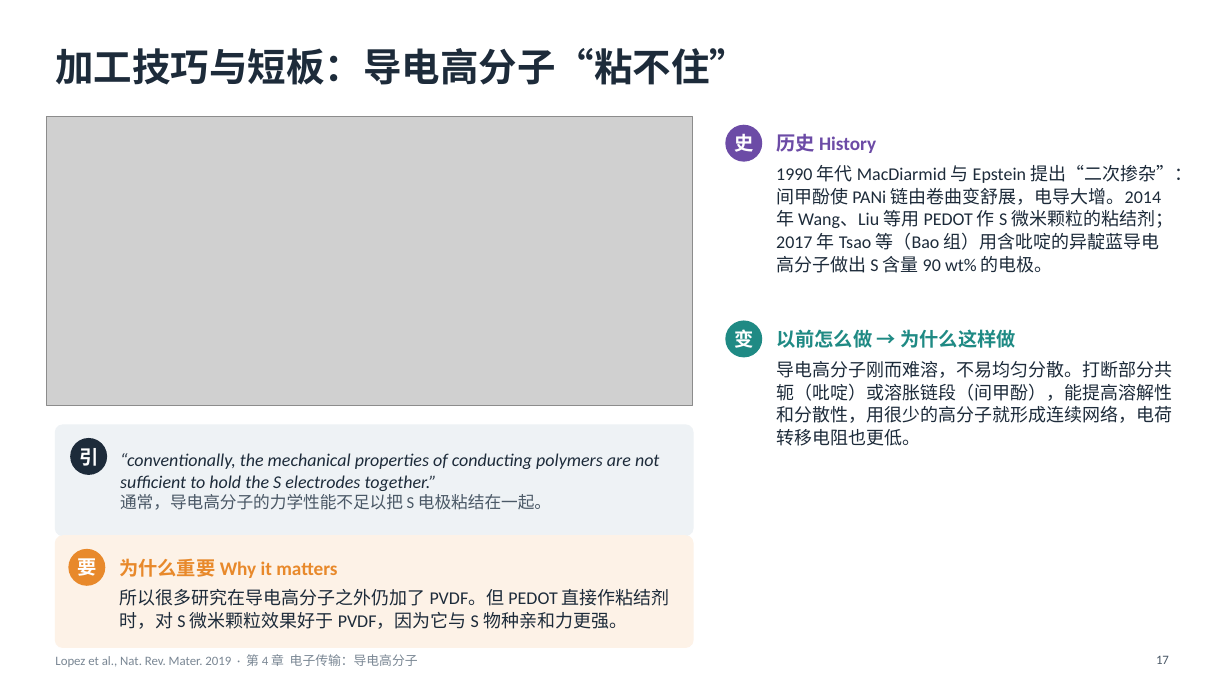
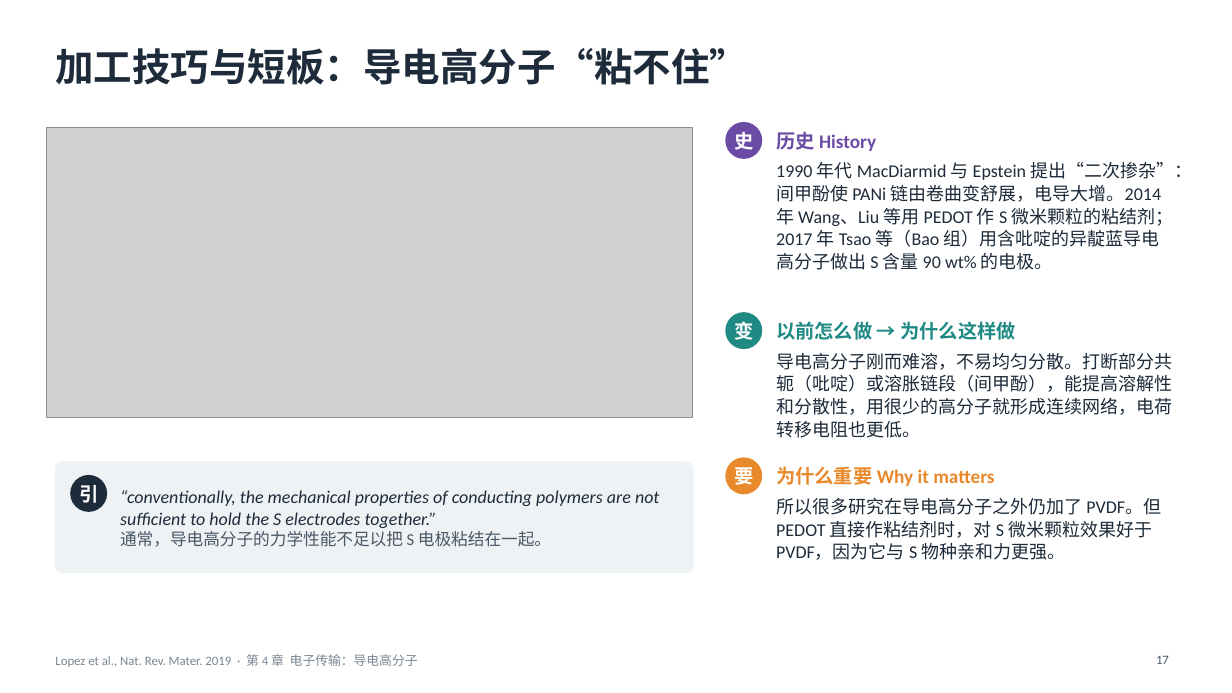
Before and after one commit to zhaoyuw44-lang/Trash, a slide deck: slide 17 of slides/decks/lopez2019/lopez2019_ch4.pptx. Drawn at 1232x693 pixels with LibreOffice and Linux fonts; fonts in the diff are those of the drawing; grey boxes stand for pictures. Boxes give left, top, right and bottom in pixels: in the first picture for what was removed or moved away, otherwise in the second. Text is boxed around its words. In the diff, an @@ line names an element or a change of style, - is before the commit and + after.

```diff
--- a/slides/decks/lopez2019/lopez2019_ch4.pptx
+++ b/slides/decks/lopez2019/lopez2019_ch4.pptx
@@ picture: place and size @@
-picture at (46,116,693,406)
+picture at (46,128,693,417)
@@ 2 texts, 1 ellipse: place and size @@
-2 texts, 1 ellipse at (726,321,1172,446)
+2 texts, 1 ellipse at (726,312,1172,438)
@@ 1 ellipse, 1 text, 1 rounded rectangle: place and size @@
-1 ellipse, 1 text, 1 rounded rectangle at (55,425,693,536)
+1 ellipse, 1 text, 1 rounded rectangle at (55,462,693,573)
@@ ellipse "要": place and size @@
-ellipse "要" at (68,549,105,586)
+ellipse "要" at (726,457,762,494)
@@ text "为什么重要 Why it matters": place and size @@
-text "为什么重要 Why it matters" at (119,558,337,578)
+text "为什么重要 Why it matters" at (776,466,994,486)
@@ text "所以很多研究在导电高分子之外仍加了 PVDF。但 PEDOT 直接作粘结剂时，对 S ..." rewrapped from (119,589,670,629) to (776,498,1161,560) @@
@@ rounded rectangle removed at (55,536,693,648) @@
```
Also in this commit, not shown: 9 other files.
